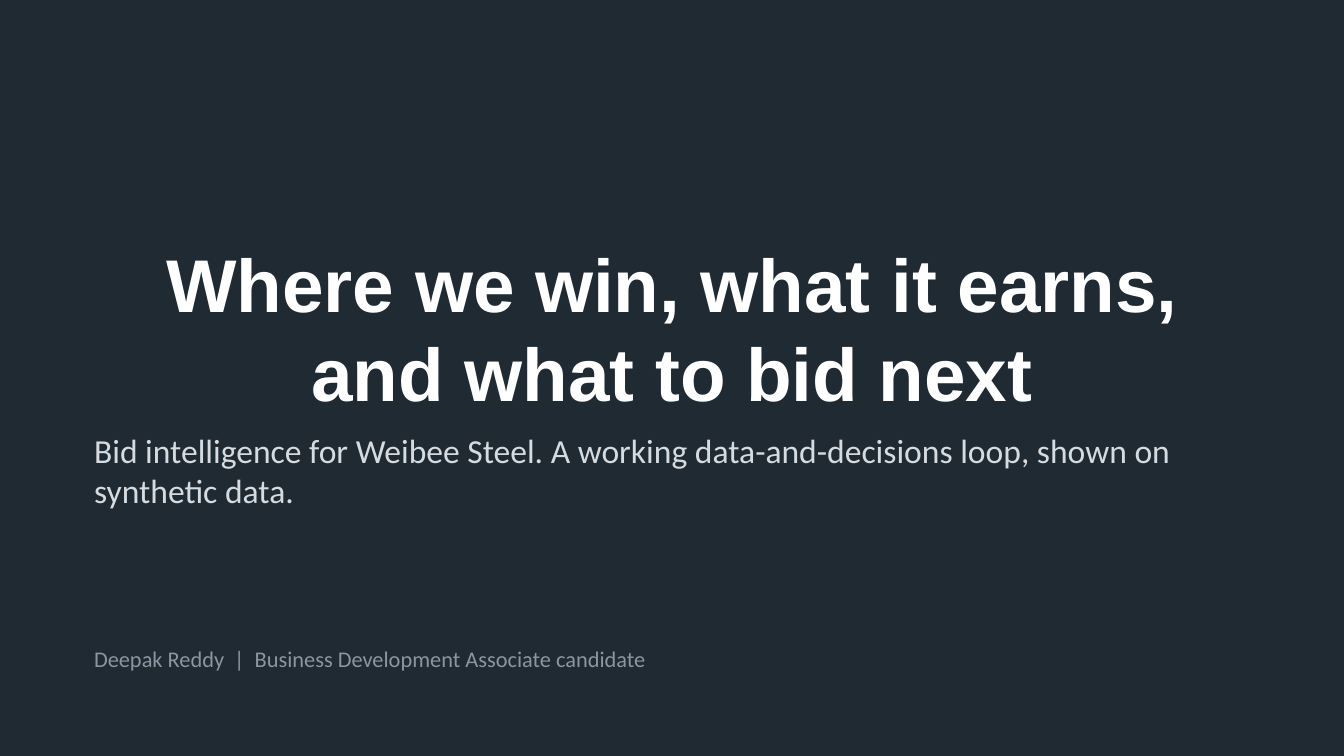
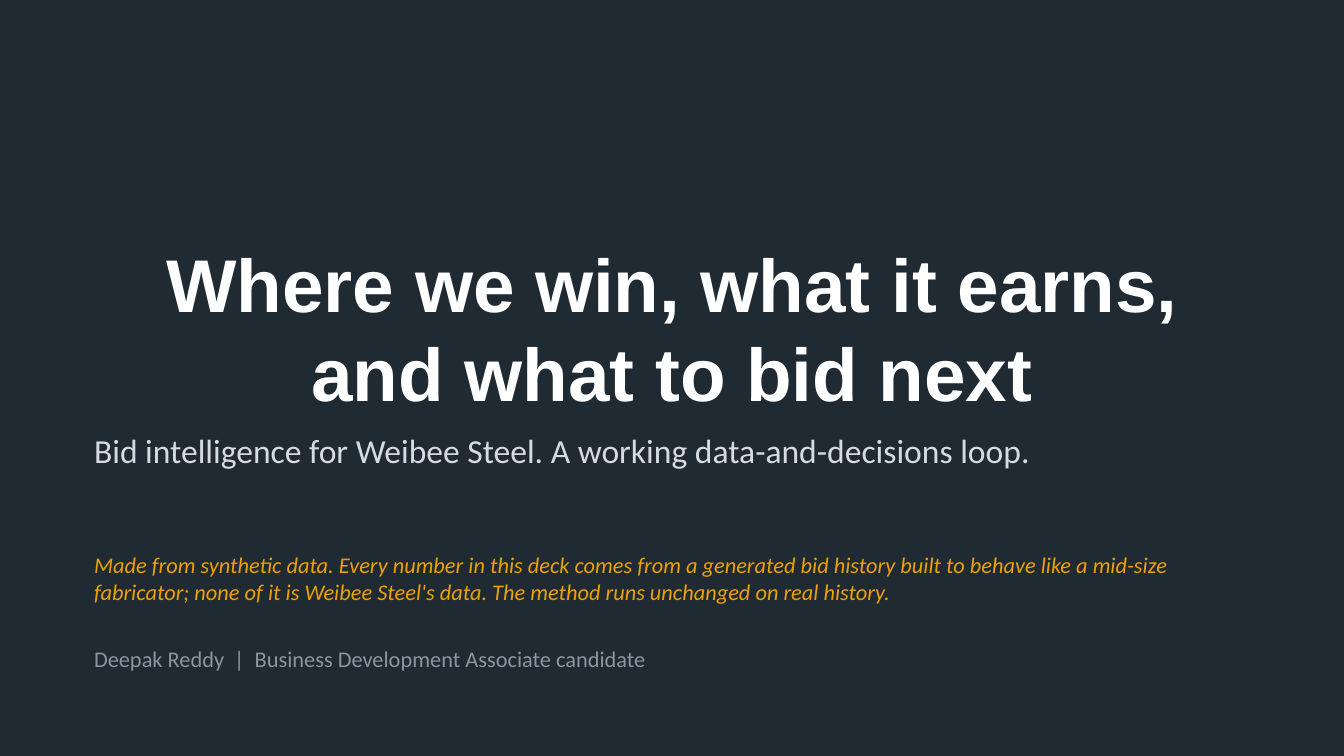
Before and after one commit to dpk-rdy/SupplyChainOps, a slide deck: slide 1 of weibee-steel/docs/Weibee_Bid_Intelligence_Executive_Overview.pptx. Drawn at 1344x756 pixels with LibreOffice and Linux fonts; fonts in the diff are those of the drawing. Boxes give left, top, right and bottom in pixels: in the first picture for what was removed or moved away, otherwise in the second. Text is boxed around its words. In the diff, an @@ line names an element or a change of style, - is before the commit and + after.

```diff
--- a/weibee-steel/docs/Weibee_Bid_Intelligence_Executive_Overview.pptx
+++ b/weibee-steel/docs/Weibee_Bid_Intelligence_Executive_Overview.pptx
@@ text at (94, 439, 1029, 469): text changed @@
-Bid intelligence for Weibee Steel. A working data-and-decisions loop, shown on synthetic data.
+Bid intelligence for Weibee Steel. A working data-and-decisions loop.
@@ text added at (94, 557, 1167, 604), 12 pt, text #EDA100, italic @@
+Made from synthetic data. Every number in this deck comes from a generated bid history built to behave like a mid-size fabricator; none of it is Weibee Steel's data. The method runs unchanged on real history.
```
Also in this commit, not shown: 11 other slides changed, 3 other files.
